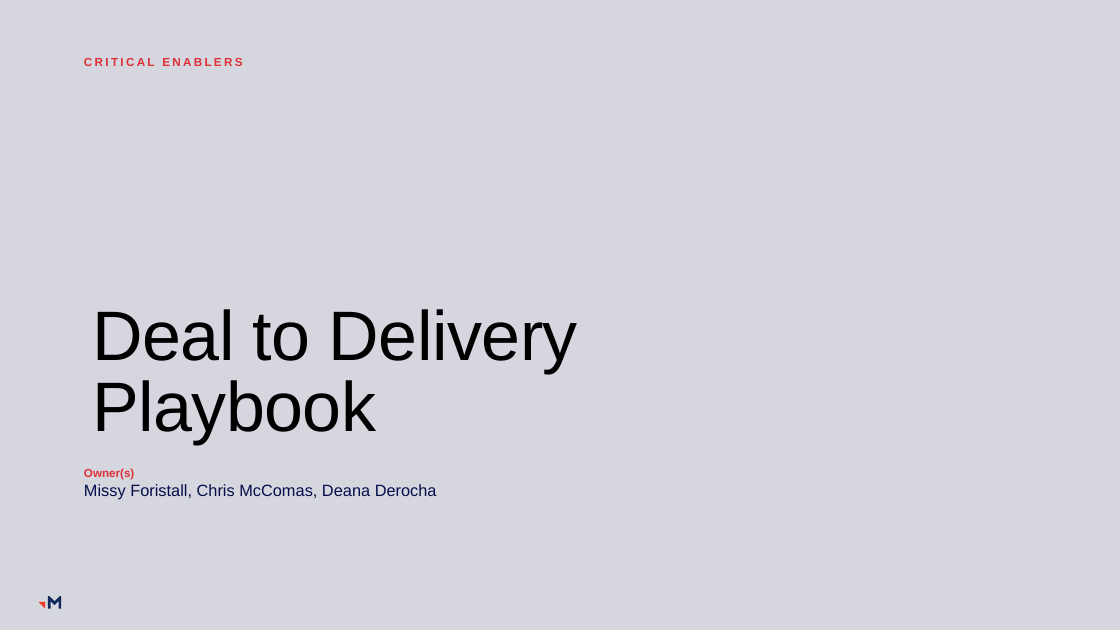
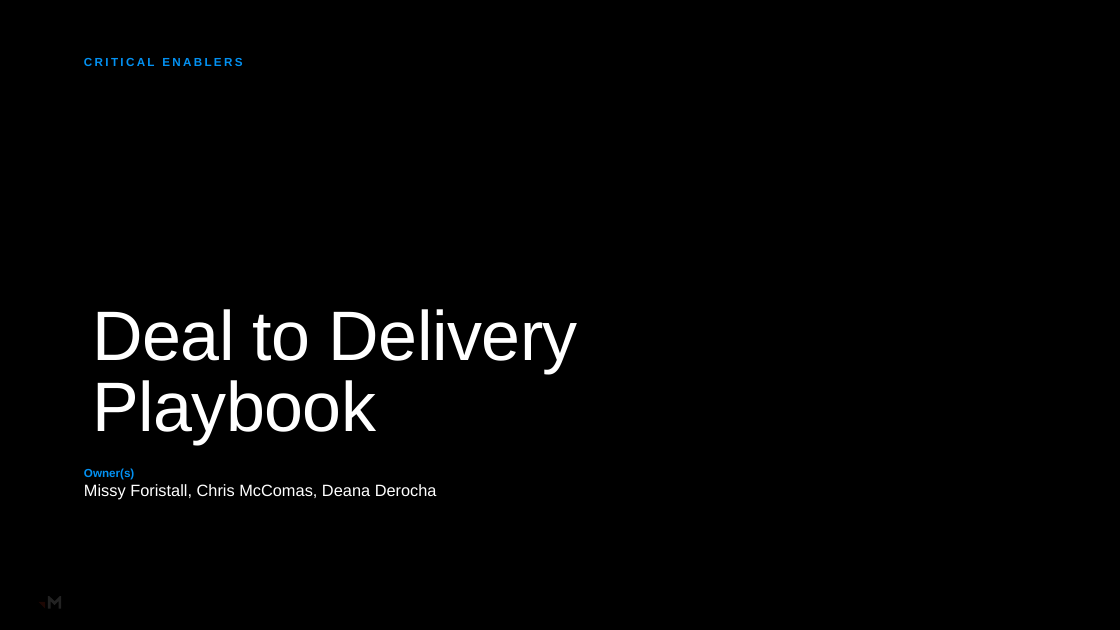
Before and after one commit to RachelHarrisMerkle/BasicMerkle, a slide deck: slide 3 of Play-to-Win_Recap_Ops_REDESIGNED.pptx. Drawn at 1120x630 pixels with LibreOffice and Linux fonts; fonts in the diff are those of the drawing; background and template pictures are left out; a plain dark background stands for a picture behind light text. Boxes give left, top, right and bottom in pixels: in the first picture for what was removed or moved away, otherwise in the second. Text is boxed around its words. In the diff, an @@ line names an element or a change of style, - is before the commit and + after.

```diff
--- a/Play-to-Win_Recap_Ops_REDESIGNED.pptx
+++ b/Play-to-Win_Recap_Ops_REDESIGNED.pptx
@@ background #FFFFFF to picture (left out) @@
@@ rectangle at (0,0,1120,630): fill #D6D6DF to #000000 @@
@@ rectangle added at (0,0,1120,630), fill gradient #000000 @@
@@ text "CRITICAL ENABLERS" at (84,58,242,66): text colour #DD3038 to #0391F2 @@
@@ title "Deal to Delivery Playbook" at (92,309,578,444): text colour #000000 to #FFFFFF @@
@@ text "Owner(s)" at (84,468,437,500): text colour #DD3038 to #0391F2 in "Owner(s)"; text colour #040E4B to #FFFFFF in "Missy Foristall, Chris McComas, Deana Derocha" @@
@@ freeform shape at (48,597,61,609): fill #10295D to #FFFFFF @@
```
Also in this commit, not shown: 2 other slides changed.
